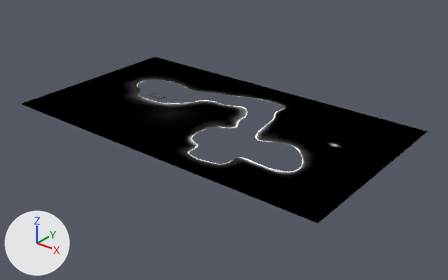
An edit to the Blender file level2.blend, drawn before and after from the same camera.
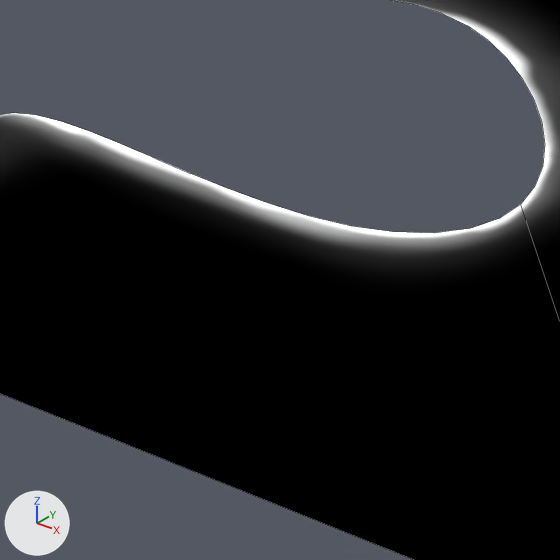
The first picture shows the older version from a 50 mm camera at (36.8, -36.5, 20.6) aimed at (8.0, -0.5, -1.7). The close-ups show the older and then the newer version on the part from 53% to 68% of the width and 51% to 75% of the height of that picture. Only the edits that show in the close-ups are written down. Every picture has the same lights, and +X, +Y and +Z are marked at lower left. The close-ups show mesh edges as thin lines.
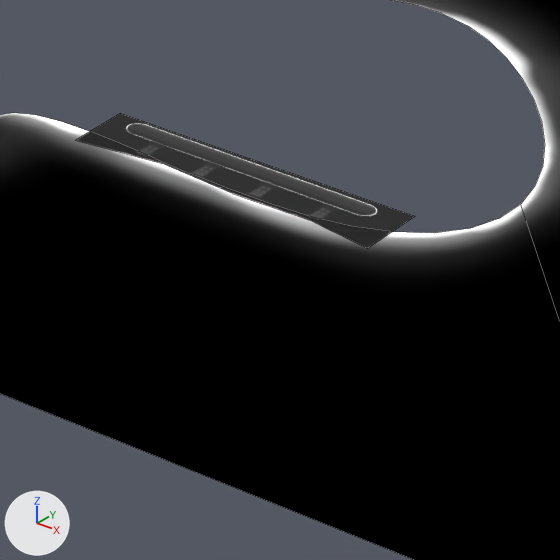
What differs and where, as boxes (x1, y1, x2, y2) in the close-ups (560 x 560 px):
'Plane.212', added: after (76, 113, 415, 248)

The change in detail:
Picture 'start.png.002' (img_start_png_002) is new.
Material 'Material.003' (mat_material_003) is new.
Its texture is img_start_png_002.
Mesh me_plane_216 is new.
It has 7 vertices, 1 face and spans x -1.04..1.03, y -1.1..1.1, z 0.0.
It uses material mat_material_003 (picture img_start_png_002).
Object 'Plane.212' (ob_plane_212) is new; it shows me_plane_216.
Its location is (14.99, -4.56, 0.0).
Its scale is (1.46, -0.325, 1.46).
